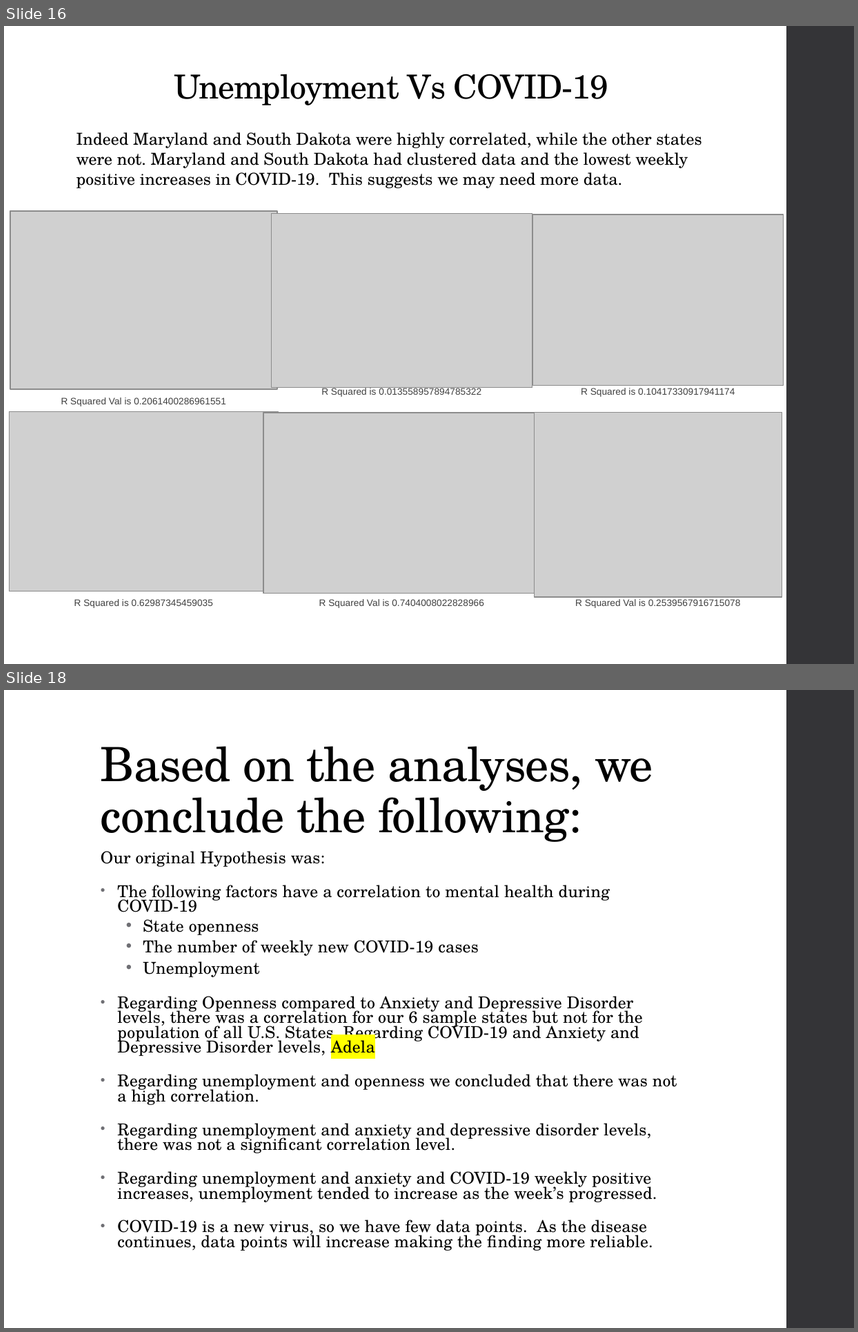
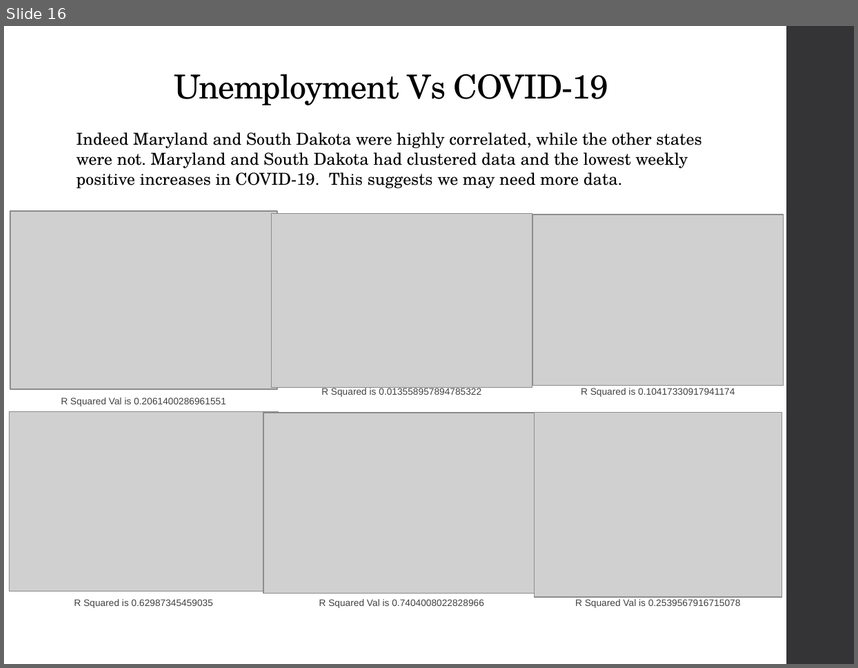
Before and after one commit to GPSHUB/COVID_HEALTH_PROJECT, a slide deck: Project_1_Presentation_Updated_08-25-2020_v3.pptx. Shown one above the other, each under a label of ours: slides 16 and 18 before the commit, slide 16 after it; the slides between them are not shown. The pictures are 858x1332 and 858x668 pixels, drawn with LibreOffice and Linux fonts; fonts in the diff are those of the drawing; grey boxes stand for pictures. Boxes give left, top, right and bottom in pixels: in the first picture for what was removed or moved away, otherwise in the second. Text is boxed around its words. In the diff, an @@ line names an element or a change of style, - is before the commit and + after.

```diff
--- a/Project_1_Presentation_Updated_08-25-2020_v3.pptx
+++ b/Project_1_Presentation_Updated_08-25-2020_v3.pptx
@@ slide 18 removed at (4,690,854,1328), background #FFFFFF; not listed: 1 template element that a slide beside it also shows @@
@@ title removed at (101,746,653,842) @@
-Based on the analyses, we conclude the following:
@@ text removed at (101,851,677,1250) @@
-Our original Hypothesis was:
-• The following factors have a correlation to mental health during COVID-19
-  • State openness
-  • The number of weekly new COVID-19 cases
-  • Unemployment
-• Regarding Openness compared to Anxiety and Depressive Disorder levels, there was a correlation for our 6 sample states but not for the population of all U.S. States. Regarding COVID-19 and Anxiety and Depressive Disorder levels, Adela
-• Regarding unemployment and openness we concluded that there was not a high correlation.
-• Regarding unemployment and anxiety and depressive disorder levels, there was not a significant correlation level.
-• Regarding unemployment and anxiety and COVID-19 weekly positive increases, unemployment tended to increase as the week’s progressed.
-• COVID-19 is a new virus, so we have few data points. As the disease continues, data points will increase making the finding more reliable.
```
Also in this commit, not shown: 4 slides changed, 1 other file.
